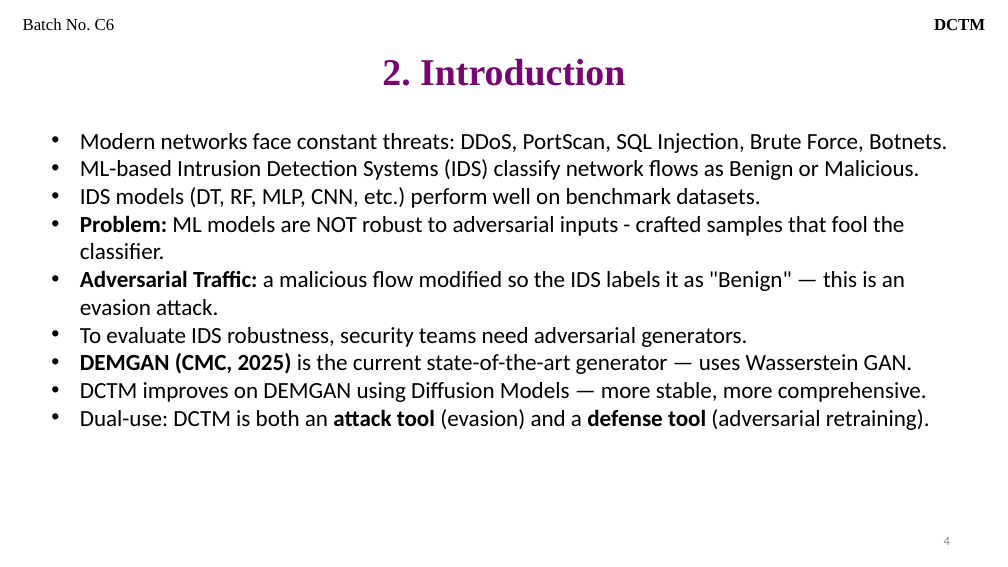
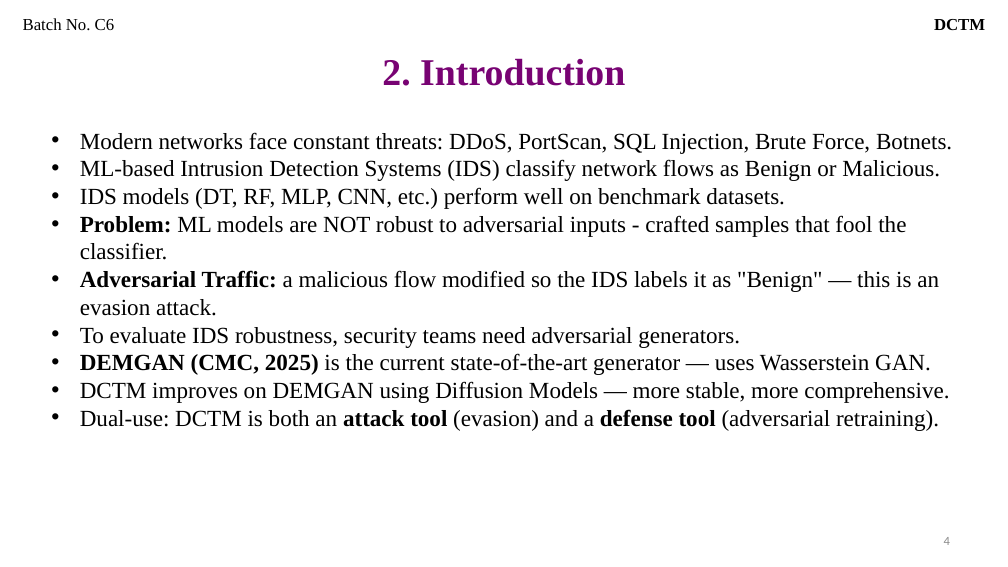
Before and after one commit to Thrinadh-25/DCTM, a slide deck: slide 4 of review 2/ppt main/review 2 c6 dctm.pptx. Drawn at 1008x567 pixels with LibreOffice and Linux fonts; fonts in the diff are those of the drawing. Boxes give left, top, right and bottom in pixels: in the first picture for what was removed or moved away, otherwise in the second. Text is boxed around its words. In the diff, an @@ line names an element or a change of style, - is before the commit and + after.

```diff
--- a/review 2/ppt main/review 2 c6 dctm.pptx
+++ b/review 2/ppt main/review 2 c6 dctm.pptx
@@ text "Modern networks face constant threats: ..." at [80, 132, 952, 431]: font Calibri to Times New Roman @@
```
Also in this commit, not shown: 6 other slides changed, 1 slide removed, 4 other files.
